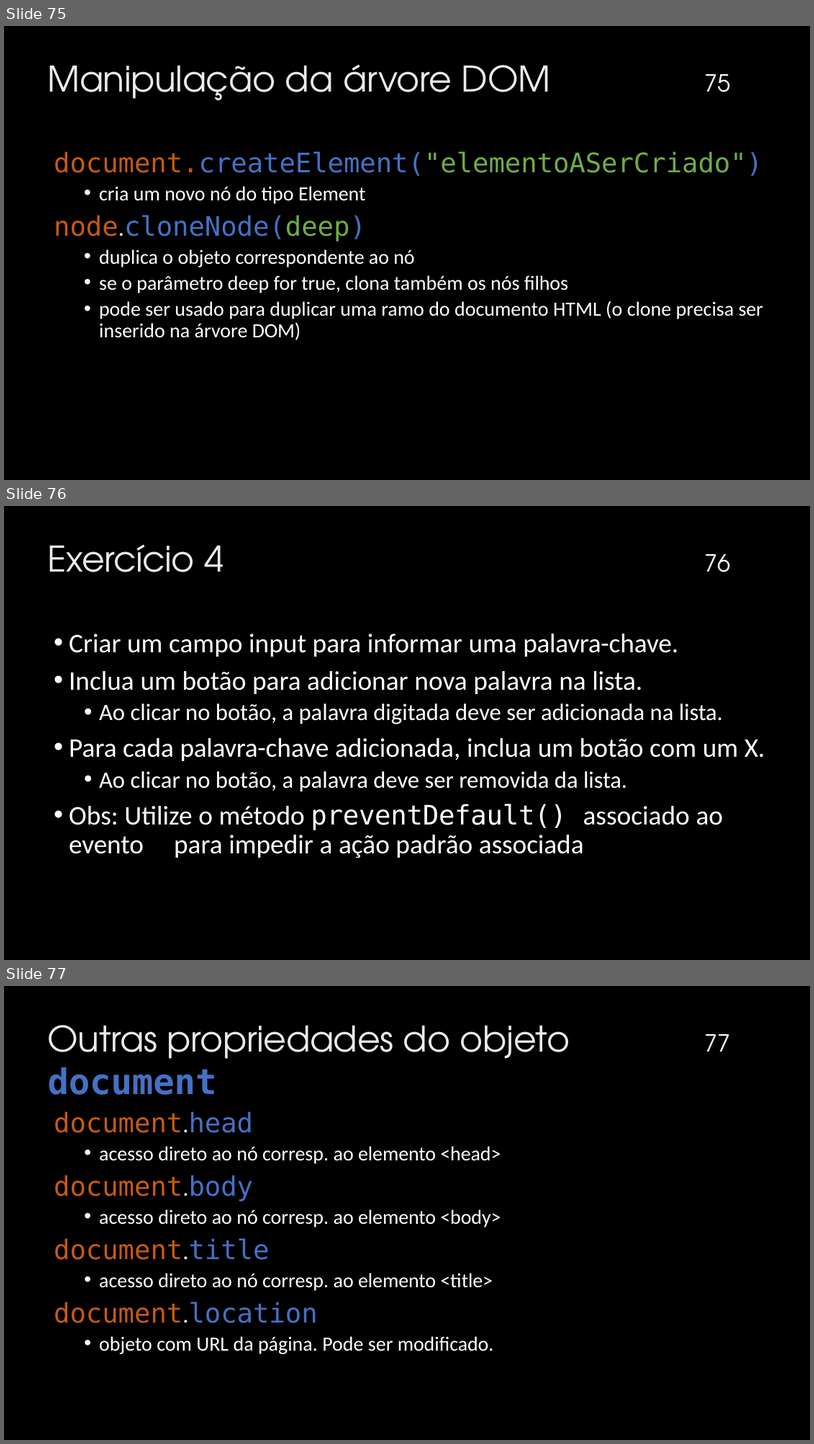
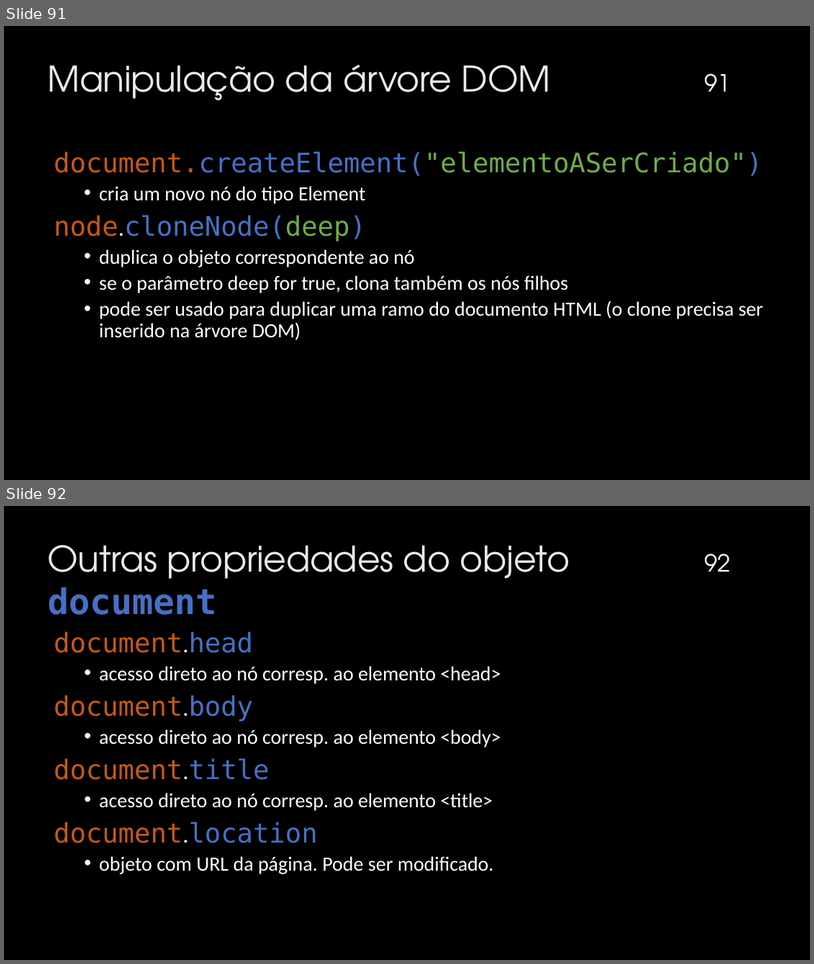
Before and after one commit to mizaelcarlos/Infonet---3-Ano-2025, a slide deck: Programação Client-Side/JavaScript.pptx. Shown one above the other, each under a label of ours: slides 75, 76 and 77 before the commit, slides 91 and 92 after it. The pictures are 814x1444 and 814x964 pixels, drawn with LibreOffice and Linux fonts; fonts in the diff are those of the drawing; background and template pictures are left out. Boxes give left, top, right and bottom in pixels: in the first picture for what was removed or moved away, otherwise in the second. Text is boxed around its words. In the diff, an @@ line names an element or a change of style, - is before the commit and + after.

Commit message:
eventos mouse

```diff
--- a/Programação Client-Side/JavaScript.pptx
+++ b/Programação Client-Side/JavaScript.pptx
@@ slide 76 removed at (4, 506, 810, 960), background picture (left out) @@
@@ title removed at (48, 544, 224, 572) @@
-Exercício 4
@@ page number removed at (705, 554, 730, 572) @@
-76
@@ text removed at (69, 633, 765, 858) @@
-• Criar um campo input para informar uma palavra-chave.
-• Inclua um botão para adicionar nova palavra na lista.
-  • Ao clicar no botão, a palavra digitada deve ser adicionada na lista.
-• Para cada palavra-chave adicionada, inclua um botão com um X.
-  • Ao clicar no botão, a palavra deve ser removida da lista.
-• Obs: Utilize o método preventDefault() associado ao evento para impedir a ação padrão associada
@@ what was slide 75 is now slide 91 @@
@@ page number at (705, 74, 730, 92): text changed @@
-75
+91
@@ what was slide 77 is now slide 92 @@
@@ page number at (705, 554, 730, 572): text changed @@
-77
+92
```
Also in this commit, not shown: 17 slides added, 2 other slides removed, 16 other files.
